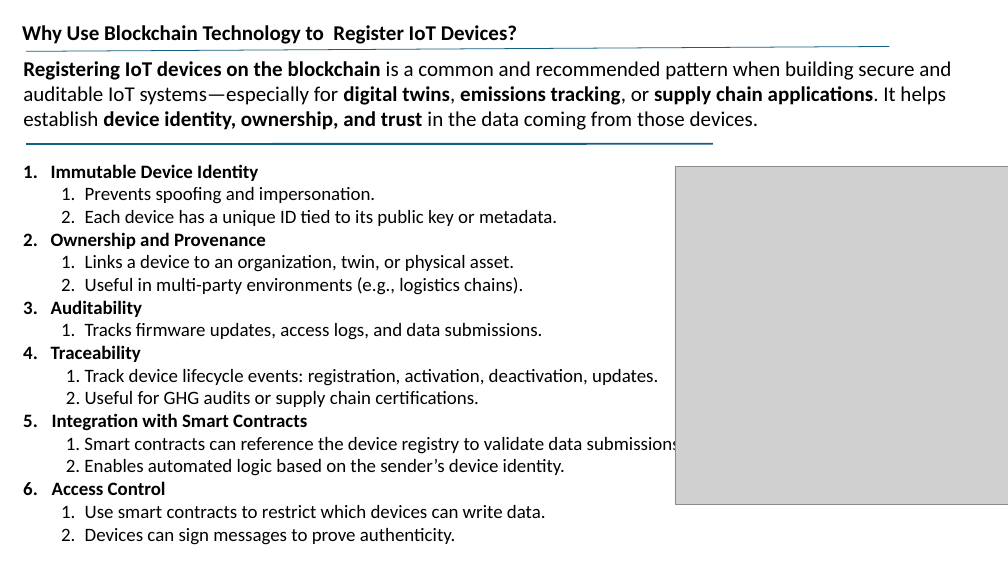
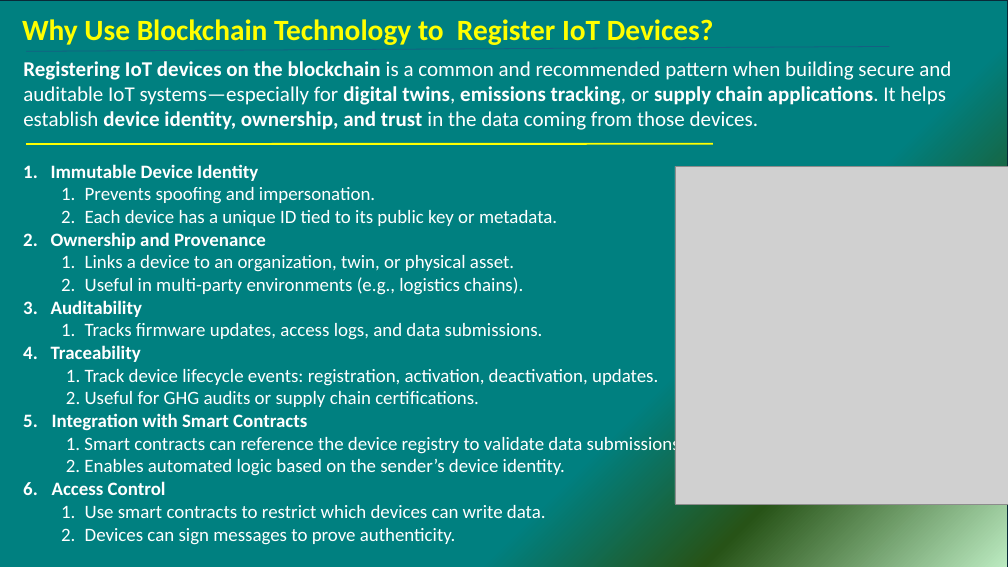
Before and after one commit to JSPApril/NZDT-Architecture, a slide deck: slide 43 of Net Zero Digital Twin-In Process - working copy.pptx (slide 44 before the commit). Drawn at 1008x567 pixels with LibreOffice and Linux fonts; fonts in the diff are those of the drawing; grey boxes stand for pictures. Boxes give left, top, right and bottom in pixels: in the first picture for what was removed or moved away, otherwise in the second. Text is boxed around its words. In the diff, an @@ line names an element or a change of style, - is before the commit and + after.

```diff
--- a/Net Zero Digital Twin-In Process - working copy.pptx
+++ b/Net Zero Digital Twin-In Process - working copy.pptx
@@ rectangle added at (0,0,1007,567), fill gradient #C2F1C8 to #275417 to #008080, outline #092A39 1 pt @@
@@ text "Why Use Blockchain Technology to ..." at (22,19,714,45): size 20 to 28 pt, text colour #000000 to #FFFF00 @@
@@ text "Registering IoT devices on the ..." at (23,61,951,130): text colour #000000 to #FFFFFF @@
@@ line (26, 144) - (713, 144): stroke #156082 1.75 pt to #FFFF00 1.75 pt @@
@@ text "Immutable Device Identity" at (51,164,685,545): text colour #000000 to #FFFFFF @@
```
Also in this commit, not shown: 9 other slides changed, 16 slides added, 1 other file.
